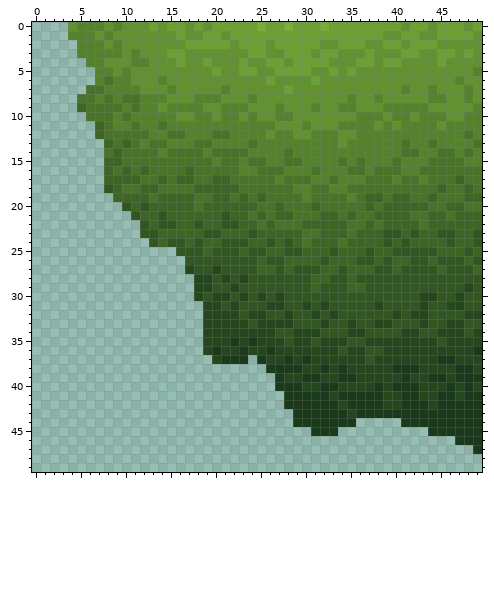
A pixel-art sprite gets an edit: resources/sprites/tiles/obstacles/yellowTree/bl.png. That is the earlier state.
The file is 50x50 pixels. Colours within 5 levels of each other are drawn and written as one.
Now the later version:
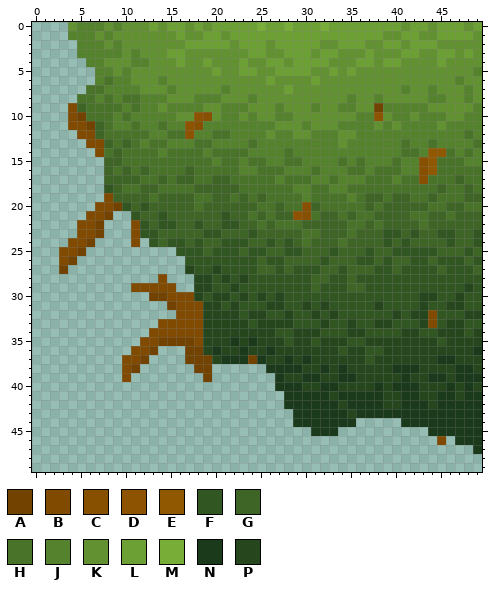
Palette (. is transparent): A #714200  B #804b00  C #874f00  D #8e5300  E #905901  F #325622  G #3e6525  H #497329  J #55822d  K #619130  L #6da034  M #78ae38  N #1b391b  P #26471e
Change:
@@ x 0..49 @@
  8 .....HHJHJHHJJJKKKJJJKKKJKKKKKKKKKKJKKJKKKKKJJKKJK
- 9 .....GHHHHJHJJKJJJJKKJJJKKKJKKKJKKJJKKKJJJJJKKKKKJ
-10 ......HHHJHJJJJJKKJJKJJKJKKJJKKKKKKKJJJKJJKJJJKKJJ
-11 .......GHJJHJJHJJJJJJJJJJJJKKKJKKKJJJJKJKJJJJKJJJJ
-12 .......GHHHHHJJHHJJJHHJJJJKJJKKJJJKKJJJJJJJJJJJJHJ
-13 ........GHGHJHHJJJHHJJJJHJJJJJJJJJKJJJJJJHJJHJJJJH
-14 ........HGHHHHJHHHHJHHHHJJJJHJJJJJJJJJJJJHHJJHHJHJ
-15 ........GGHHHHHHHHHHJHHJHHJJHHJJJJHJHJJJHJJJHHHHJJ
-16 ........GHGHGHHHHGHHHHHJJHHHJJJHJJJHHJHHHJJHHHHHHH
-17 ........GGGGHHGHGGHHGGHHHHHJHHHJJHJJJHHHJHHJHHHGHH
+ 9 ....BGHHHHJHJJKJJJJKKJJJKKKJKKKJKKJJKKAJJJJJKKKKKJ
+10 ....BAHHHJHJJJJJKKDCKJJKJKKJJKKKKKKKJJDKJJKJJJKKJJ
+11 ....BBAGHJJHJJHJJDCJJJJJJJJKKKJKKKJJJJKJKJJJJKJJJJ
+12 .....BBGHHHHHJJHHDJJHHJJJJKJJKKJJJKKJJJJJJJJJJJJHJ
+13 ......BBGHGHJHHJJJHHJJJJHJJJJJJJJJKJJJJJJHJJHJJJJH
+14 .......BHGHHHHJHHHHJHHHHJJJJHJJJJJJJJJJJJHHJEEHJHJ
+15 ........GGHHHHHHHHHHJHHJHHJJHHJJJJHJHJJJHJJCEHHHJJ
+16 ........GHGHGHHHHGHHHHHJJHHHJJJHJJJHHJHHHJJCEHHHHH
+17 ........GGGGHHGHGGHHGGHHHHHJHHHJJHJJJHHHJHHCHHHGHH
 18 ........FGHHGGHHHHGGGGGHHHHHHJJHHJJHHHHHHHHHHGHHGH
-19 .........GGGGHGGGGHHGGHGHGHHHHJHHHHJHGGHGGHHGHHHGG
-20 ..........FGFGGGGGHGGGGGGHHGHHHGHHHHHGHGGGGGHHGGHH
-21 ...........FGGFGGGGGGFGGHGHGGHHHGGHGHHGGGGHHGGHGGG
-22 ............FGFFGGFGGFFGGHGHHHGGGGGHHGHGGGGHGGGGGG
-23 ............FFGGGGGFFGGGFGGGGGHHGGGHGGGFFGFGGFFGGF
-24 .............FGFFGFGGFFFGGFGFGHGGGHGGGGFGFGGGGFGGF
-25 ................FFFGFFFGFFGGFFGGGFGGGFGGFFFFFGGGFG
-26 .................FFFFFFFFGFFGGGGFGGGFFGFGGFFGFFFGF
-27 .................PFFPFFFFGGFGFFFGGFGGGFFGFFFFGFFFG
-28 ..................PPFPFPFFFFFFFGGFFGFFFFFFFFFFFFFF
-29 ..................PPFFPFFFFFFFFGFFFGGFFFFFFFFFFFPF
-30 ..................PFPPFPFPFPFFFFFFFFFFFFFFFPPFFPFF
-31 ...................PPFPFFFPPFFPFPFFFFFPFFFFPFFPPFF
-32 ...................PPPPFPPFFPFFPFPFFFFFFPFPPFFFFPP
-33 ...................PPPPPFPPPPFFFPFFPFFPPFFFPFFPPFF
-34 ...................PPPPPPPPFFPPPFFFPPFFFFPPFFPPPFP
-35 ...................PPPNPNPPPFPPFPPPFFPPPPPPPPFPPPP
-36 ...................PNPPNPPNPPPPPPPFPPFFPPPPPPPPPPN
-37 ....................PNNN.NPPNPNPPPPPPFPPPPPPPNNPPP
-38 ..........................NNNNPPNPNPPPPPNNNPPPPNNP
-39 ...........................NPPNNPPNNPPPPPNPPNNPNNN
+19 ........BGGGGHGGGGHHGGHGHGHHHHJHHHHJHGGHGGHHGHHHGG
+20 .......BBAFGFGGGGGHGGGGGGHHGHHCGHHHHHGHGGGGGHHGGHH
+21 ......BBA..FGGFGGGGGGFGGHGHGGDCHGGHGHHGGGGHHGGHGGG
+22 .....BBA...BFGFFGGFGGFFGGHGHHHGGGGGHHGHGGGGHGGGGGG
+23 .....BBA...BFFGGGGGFFGGGFGGGGGHHGGGHGGGFFGFGGFFGGF
+24 ....BBA....B.FGFFGFGGFFFGGFGFGHGGGHGGGGFGFGGGGFGGF
+25 ...BBA..........FFFGFFFGFFGGFFGGGFGGGFGGFFFFFGGGFG
+26 ...BA............FFFFFFFFGFFGGGGFGGGFFGFGGFFGFFFGF
+27 ...A.............PFFPFFFFGGFGFFFGGFGGGFFGFFFFGFFFG
+28 ..............B...PPFPFPFFFFFFFGGFFGFFFFFFFFFFFFFF
+29 ...........BBBBB..PPFFPFFFFFFFFGFFFGGFFFFFFFFFFFPF
+30 .............AABBBPFPPFPFPFPFFFFFFFFFFFFFFFPPFFPFF
+31 ...............ABBBPPFPFFFPPFFPFPFFFFFPFFFFPFFPPFF
+32 ................BBBPPPPFPPFFPFFPFPFFFFFFPFPPBFFFPP
+33 ..............BBBBBPPPPPFPPPPFFFPFFPFFPPFFFPBFPPFF
+34 .............BBBBBBPPPPPPPPFFPPPFFFPPFFFFPPFFPPPFP
+35 ............BBAAAABPPPNPNPPPFPPFPPPFFPPPPPPPPFPPPP
+36 ...........BBA...AAPNPPNPPNPPPPPPPFPPFFPPPPPPPPPPN
+37 ..........BBA....AAAPNNNANPPNPNPPPPPPFPPPPPPPNNPPP
+38 ..........BA......AA......NNNNPPNPNPPPPPNNNPPPPNNP
+39 ..........B........A.......NPPNNPPNNPPPPPNPPNNPNNN
 40 ...........................NNNPPNNPPPPNPNNNPPPNPNP
@@ x 43..47 @@
 45 .NNNN
-46 ....N
+46 ..B.N
 47 .....
